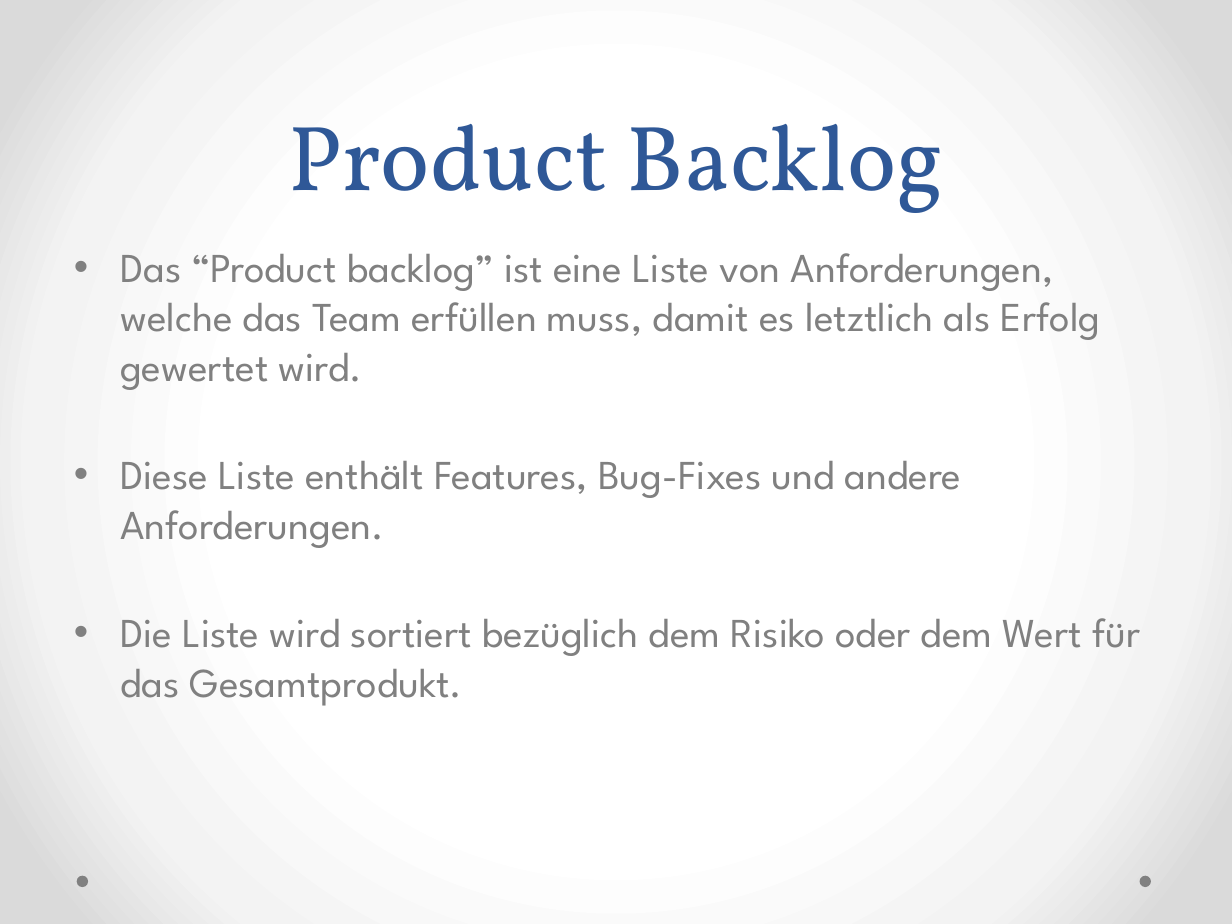
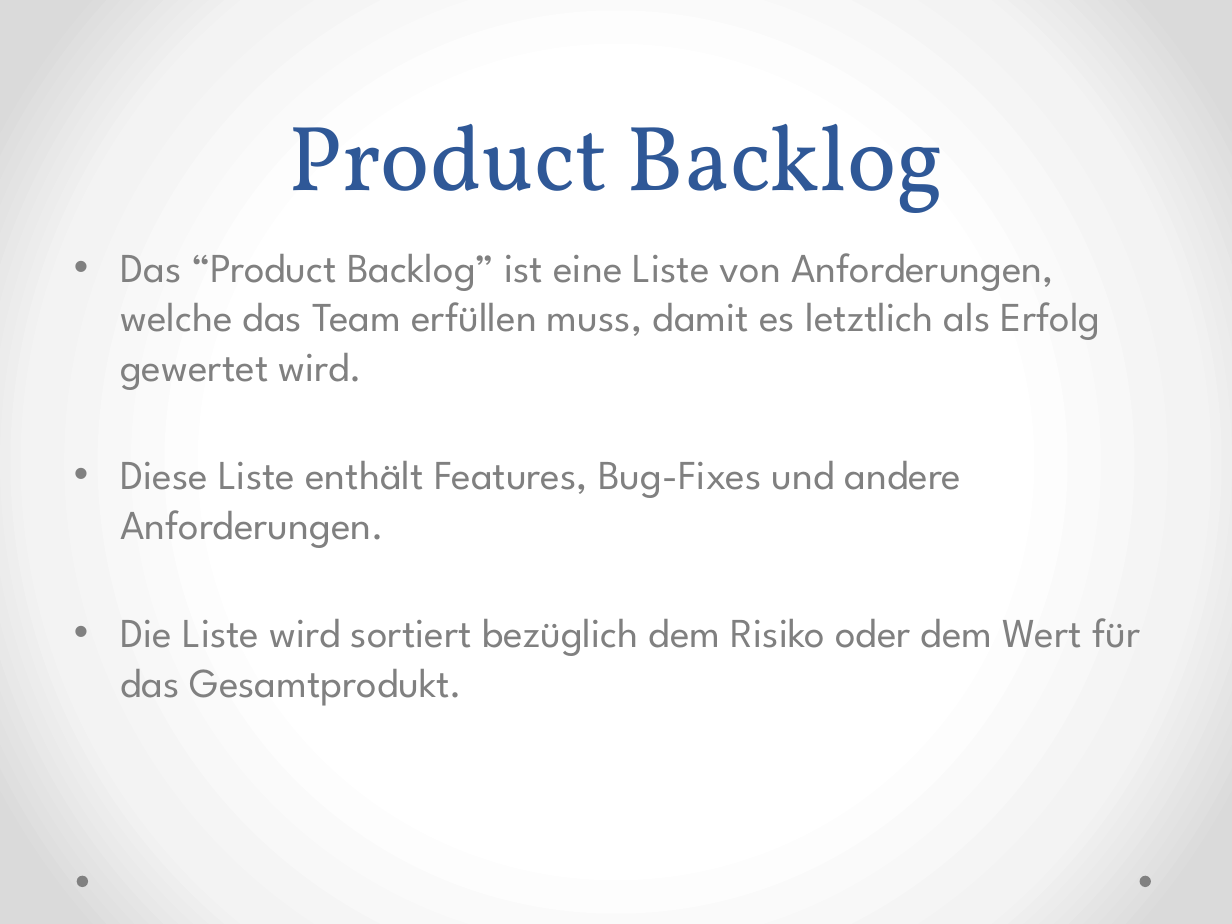
Before and after one commit to Medardus2004/ScrumPresentation, a slide deck: slide 12 of Scrum.pptx. Drawn at 1232x924 pixels with LibreOffice and Linux fonts; fonts in the diff are those of the drawing. Boxes give left, top, right and bottom in pixels: in the first picture for what was removed or moved away, otherwise in the second. Text is boxed around its words. In the diff, an @@ line names an element or a change of style, - is before the commit and + after.

```diff
--- a/Scrum.pptx
+++ b/Scrum.pptx
@@ text at bbox=[120, 253, 1101, 390]: text changed @@
-• Das “Product backlog” ist eine Liste von Anforderungen, welche das Team erfüllen muss, damit es letztlich als Erfolg gewertet wird.
+• Das “Product Backlog” ist eine Liste von Anforderungen, welche das Team erfüllen muss, damit es letztlich als Erfolg gewertet wird.
```
Also in this commit, not shown: 7 other slides changed, 1 slide added, 1 other file.
